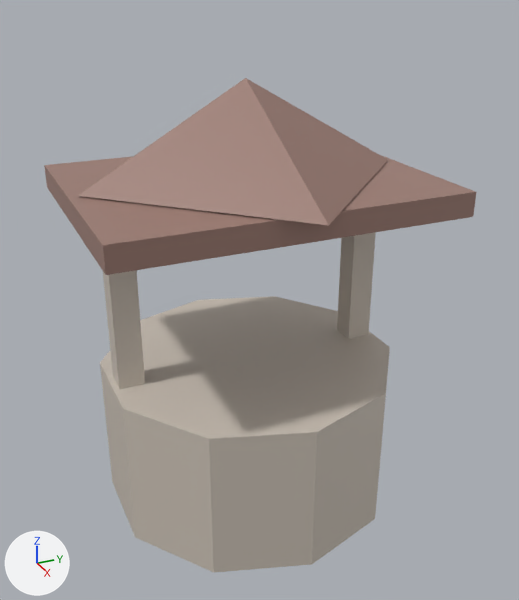
Two versions of the glTF model public/studio/v2.15.0/d_well/model.glb, one commit apart.
Rendered twice from a camera (50 mm lens) standing at (4.8, -2.05, 4.08) and looking at (0.08, 0.07, 1.72). Every picture has the same lights, and +X, +Y and +Z are marked at lower left. The picture after the commit comes second. Where no turn or scale is listed for an object, it has been applied to the vertices.

The first picture shows 'part0', 'part1', 'part2', 'part3', 'part4'.
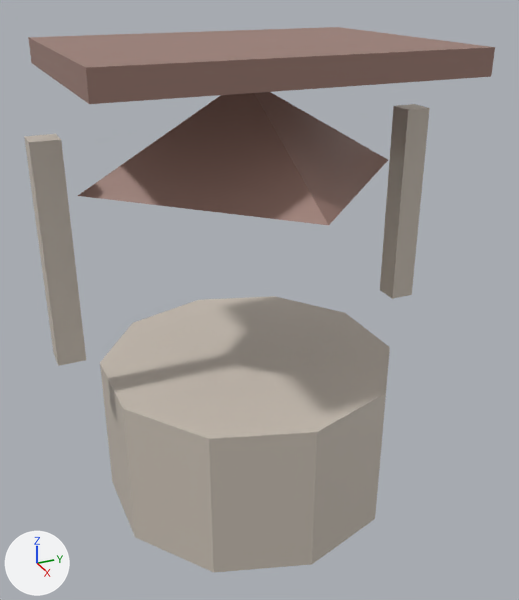
The change in detail:
me_geometry_1 is used by ob_part1; location (0.0, 0.0, 0.0).
me_geometry_1 had 8 vertices, 12 faces and spanned x -0.1..0.1, y 0.9..1.1, z 1.0..2.6.
me_geometry_1 now has 8 vertices, 12 faces and spans x -0.1..0.1, y 1.32..1.52, z 1.5..3.1.
me_geometry_1 part 1: the whole mesh is moved by (0.0, 0.42, 0.5).
me_geometry_2 is used by ob_part2; location (0.0, 0.0, 0.0).
me_geometry_2 had 8 vertices, 12 faces and spanned x -0.1..0.1, y -1.1..-0.9, z 1.0..2.6.
me_geometry_2 now has 8 vertices, 12 faces and spans x -0.1..0.1, y -1.52..-1.32, z 1.5..3.1.
me_geometry_2 part 2: the whole mesh is moved by (0.0, -0.42, 0.5).
me_geometry_3 is used by ob_part3; location (0.0, 0.0, 0.0).
me_geometry_3 had 8 vertices, 12 faces and spanned x -1.0..1.0, y -1.3..1.3, z 2.51..2.69.
me_geometry_3 now has 8 vertices, 12 faces and spans x -1.0..1.0, y -1.3..1.3, z 3.46..3.64.
me_geometry_3 part 3: the whole mesh is moved by (0.0, 0.0, 0.95).

Boxes [x1, y1, x2, y2] around the edits, measured in the pictures (519 x 600 px):
'part3', moved: before [44, 155, 476, 275]; after [28, 27, 495, 104]
'part2', moved: before [103, 270, 145, 390]; after [24, 134, 86, 366]
'part1', moved: before [337, 232, 376, 339]; after [380, 104, 430, 299]
